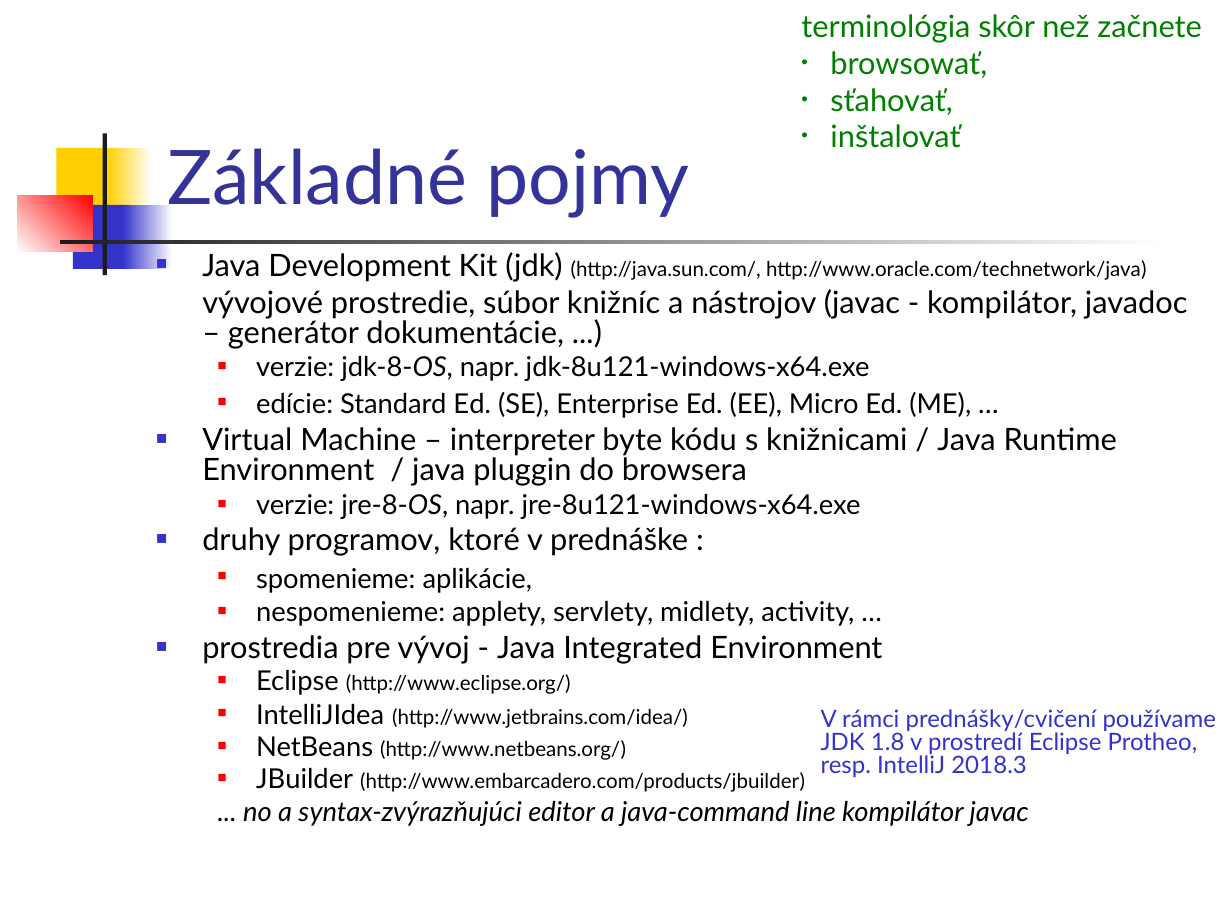
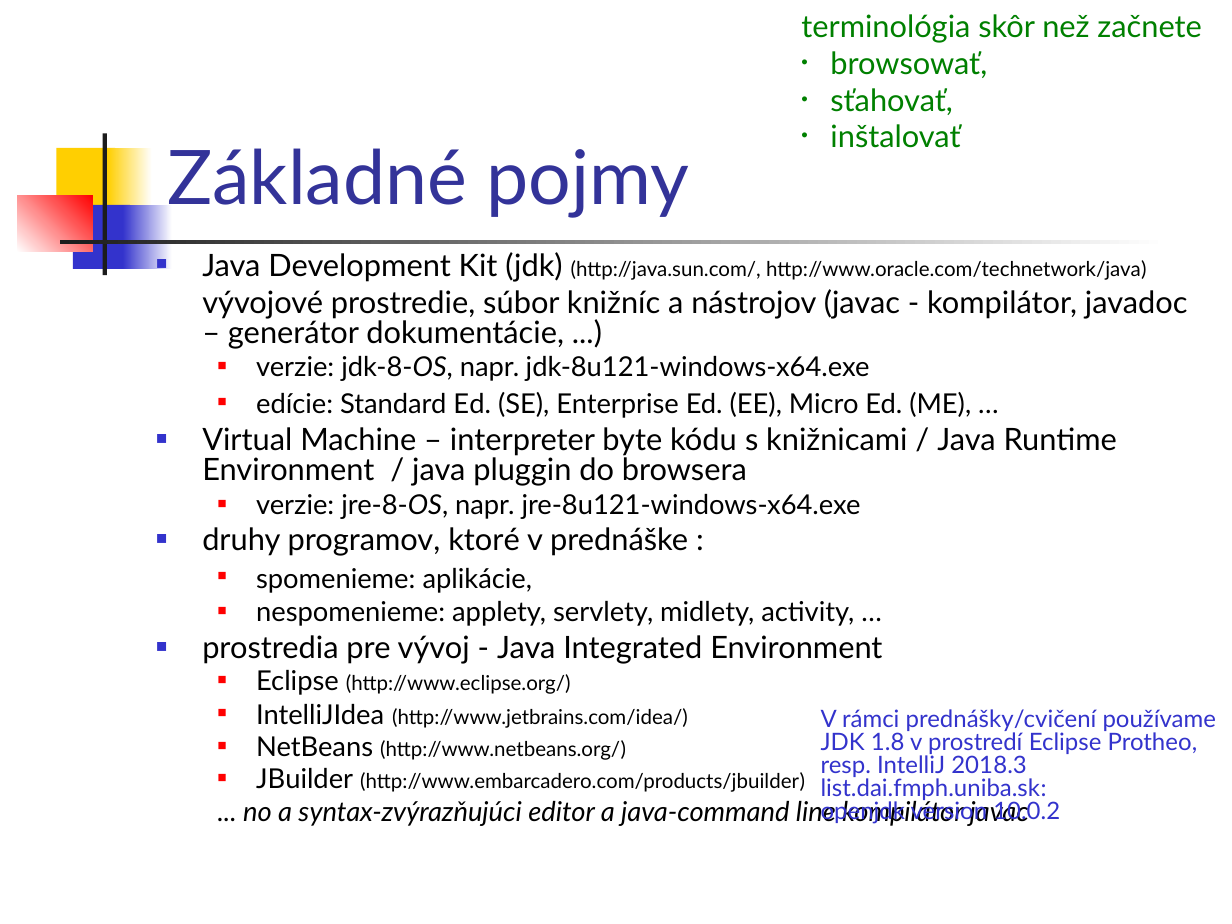
Before and after one commit to Programovanie4/Prednasky, a slide deck: slide 14 of 01/01_java.ppt. Drawn at 1232x924 pixels with LibreOffice and Linux fonts; fonts in the diff are those of the drawing. Boxes give left, top, right and bottom in pixels: in the first picture for what was removed or moved away, otherwise in the second. Text is boxed around its words. In the diff, an @@ line names an element or a change of style, - is before the commit and + after.

```diff
--- a/01/01_java.ppt
+++ b/01/01_java.ppt
@@ text at (821,775,1060,825): paragraphs added @@
+list.dai.fmph.uniba.sk:
+openjdk version 10.0.2
```
Also in this commit, not shown: 5 other slides changed, 3 other files.
